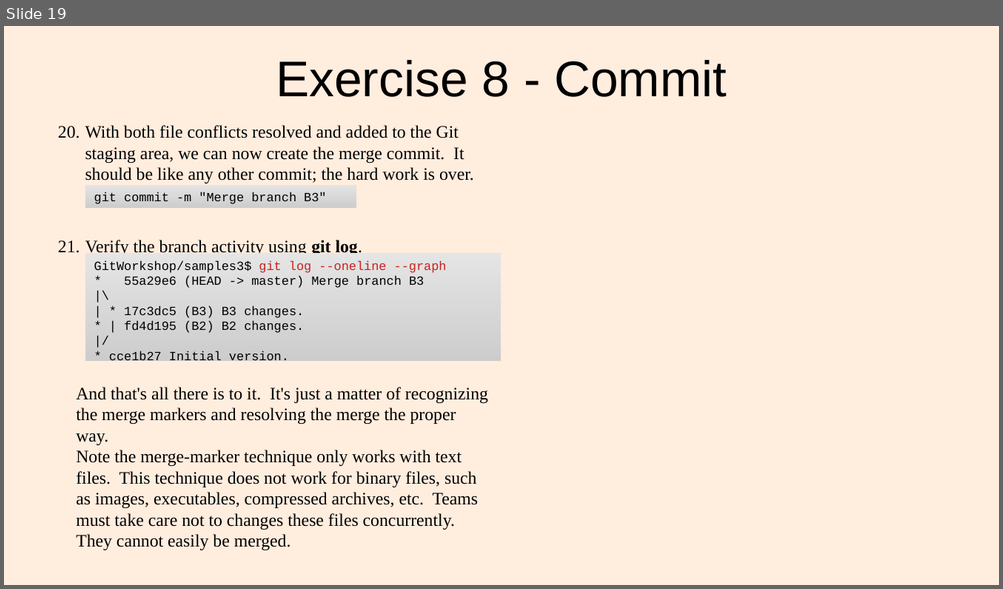
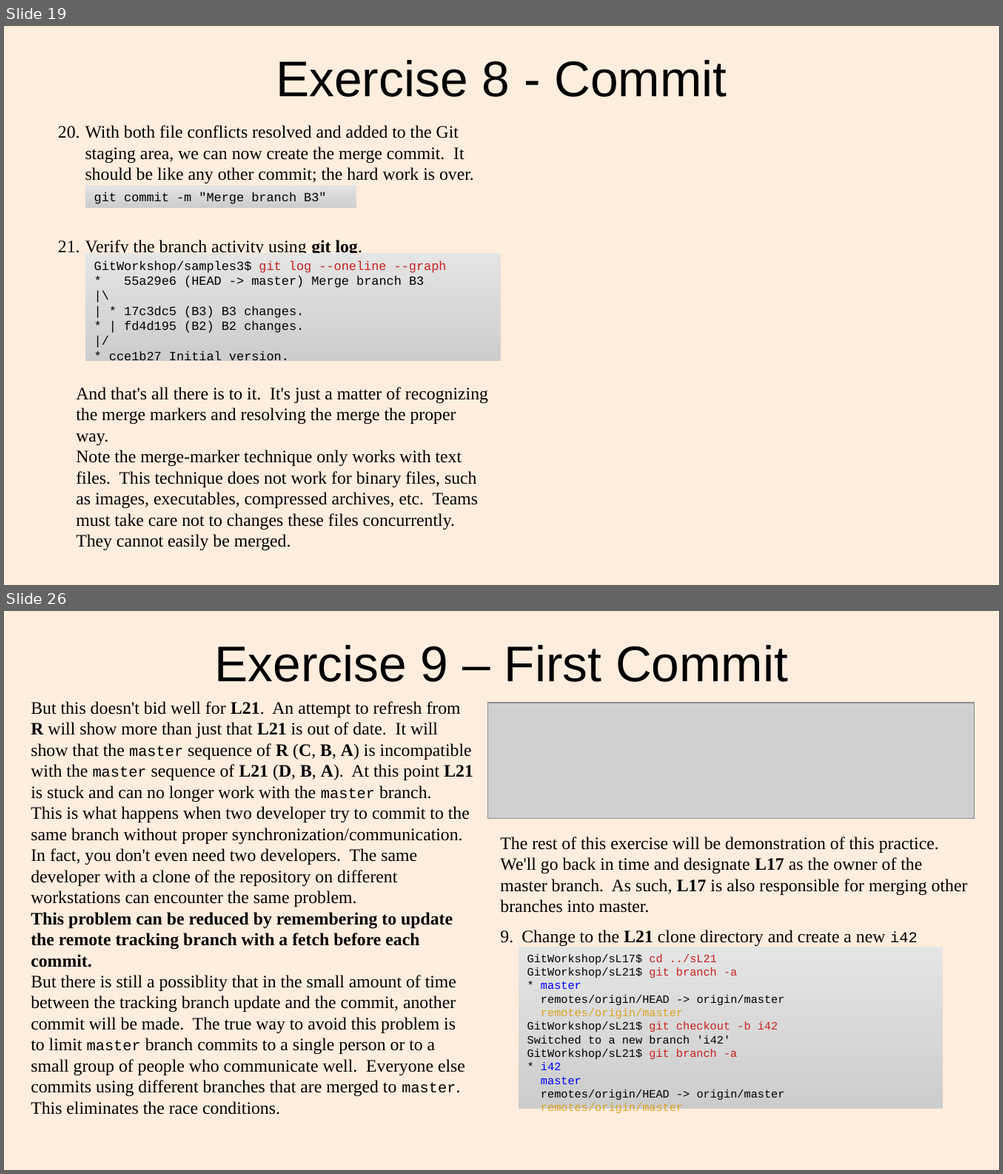
Before and after one commit to lacounty-isab/workshops, a slide deck: git/GitWorkshop2.odp. Shown one above the other, each under a label of ours: slide 19 before the commit, slides 19 and 26 after it; the slides between them are not shown. The pictures are 1003x589 and 1003x1174 pixels, drawn with LibreOffice and Linux fonts; fonts in the diff are those of the drawing; grey boxes stand for pictures. Boxes give left, top, right and bottom in pixels: in the first picture for what was removed or moved away, otherwise in the second. Text is boxed around its words. In the diff, an @@ line names an element or a change of style, - is before the commit and + after.

Commit message:
Almost finished Part 2, Exercise 9

```diff
--- a/git/GitWorkshop2.odp
+++ b/git/GitWorkshop2.odp
@@ slide 26 added at (x1=4, y1=611, x2=999, y2=1170), background #FFEDDE @@
@@ title added at (x1=215, y1=645, x2=788, y2=682), 40 pt, text #000000 @@
+Exercise 9 – First Commit
@@ text added at (x1=31, y1=701, x2=473, y2=1115), 14 pt, text #000000 @@
+But this doesn't bid well for L21. An attempt to refresh from R will show more than just that L21 is out of date. It will show that the master sequence of R (C, B, A) is incompatible with the master sequence of L21 (D, B, A). At this point L21 is stuck and can no longer work with the master branch.
+This is what happens when two developer try to commit to the same branch without proper synchronization/communication. In fact, you don't even need two developers. The same developer with a clone of the repository on different workstations can encounter the same problem.
+This problem can be reduced by remembering to update the remote tracking branch with a fetch before each commit.
+But there is still a possiblity that in the small amount of time between the tracking branch update and the commit, another commit will be made. The true way to avoid this problem is to limit master branch commits to a single person or to a small group of people who communicate well. Everyone else commits using different branches that are merged to master. This eliminates the race conditions.
@@ picture added at (x1=488, y1=703, x2=974, y2=819) @@
@@ text added at (x1=500, y1=837, x2=967, y2=963), 14 pt, text #000000 @@
+The rest of this exercise will be demonstration of this practice. We'll go back in time and designate L17 as the owner of the master branch. As such, L17 is also responsible for merging other branches into master.
+9. Change to the L21 clone directory and create a new i42 branch.
@@ rectangle added at (x1=518, y1=947, x2=942, y2=1109), fill gradient #E5E5E5 to #E4E4E4 to #E3E3E3, 9 pt, text #000000 @@
+GitWorkshop/sL17$ cd ../sL21
+GitWorkshop/sL21$ git branch -a
+* master
+remotes/origin/HEAD -> origin/master
+remotes/origin/master
+GitWorkshop/sL21$ git checkout -b i42
+Switched to a new branch 'i42'
+GitWorkshop/sL21$ git branch -a
+* i42
+master
+remotes/origin/HEAD -> origin/master
+remotes/origin/master
```
Also in this commit, not shown: 2 slides changed, 9 other slides added, 8 other files.
